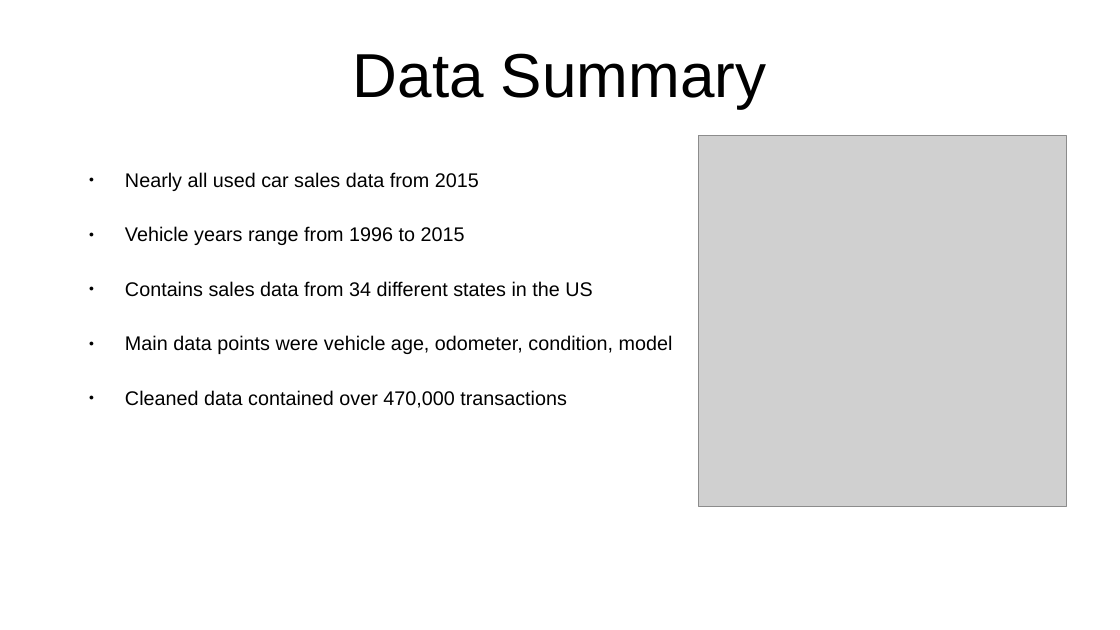
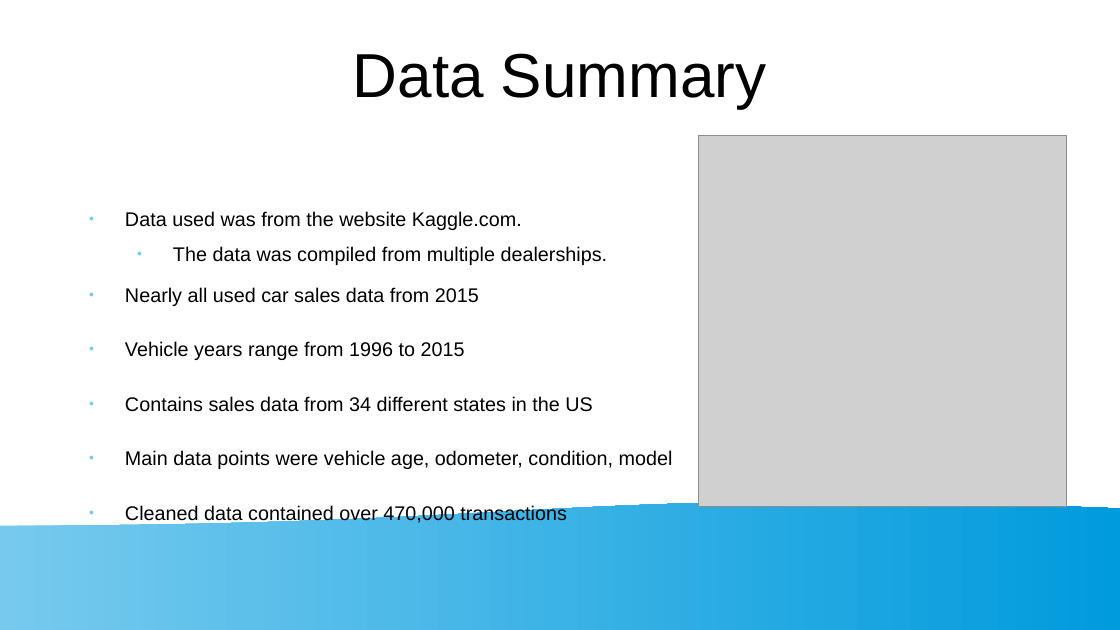
Before and after one commit to sbowler/project-one, a slide deck: slide 4 of presentations/project1_presentation.pptx. Drawn at 1120x630 pixels with LibreOffice and Linux fonts; fonts in the diff are those of the drawing; grey boxes stand for pictures. Boxes give left, top, right and bottom in pixels: in the first picture for what was removed or moved away, otherwise in the second. Text is boxed around its words. In the diff, an @@ line names an element or a change of style, - is before the commit and + after.

```diff
--- a/presentations/project1_presentation.pptx
+++ b/presentations/project1_presentation.pptx
@@ text at [125, 211, 608, 265]: paragraphs added @@
+● Data used was from the website Kaggle.com.
+  ● The data was compiled from multiple dealerships.
@@ text at [125, 287, 673, 525]: bullet colour #000000 to #77CAEE @@
@@ flow chart document added at [0, 500, 1120, 630], fill gradient #77CAEE to #75C9EE to #73C9ED to #71C8ED to #6FC7ED to #6EC6ED @@
```
Also in this commit, not shown: 14 other slides changed, 1 slide added.
